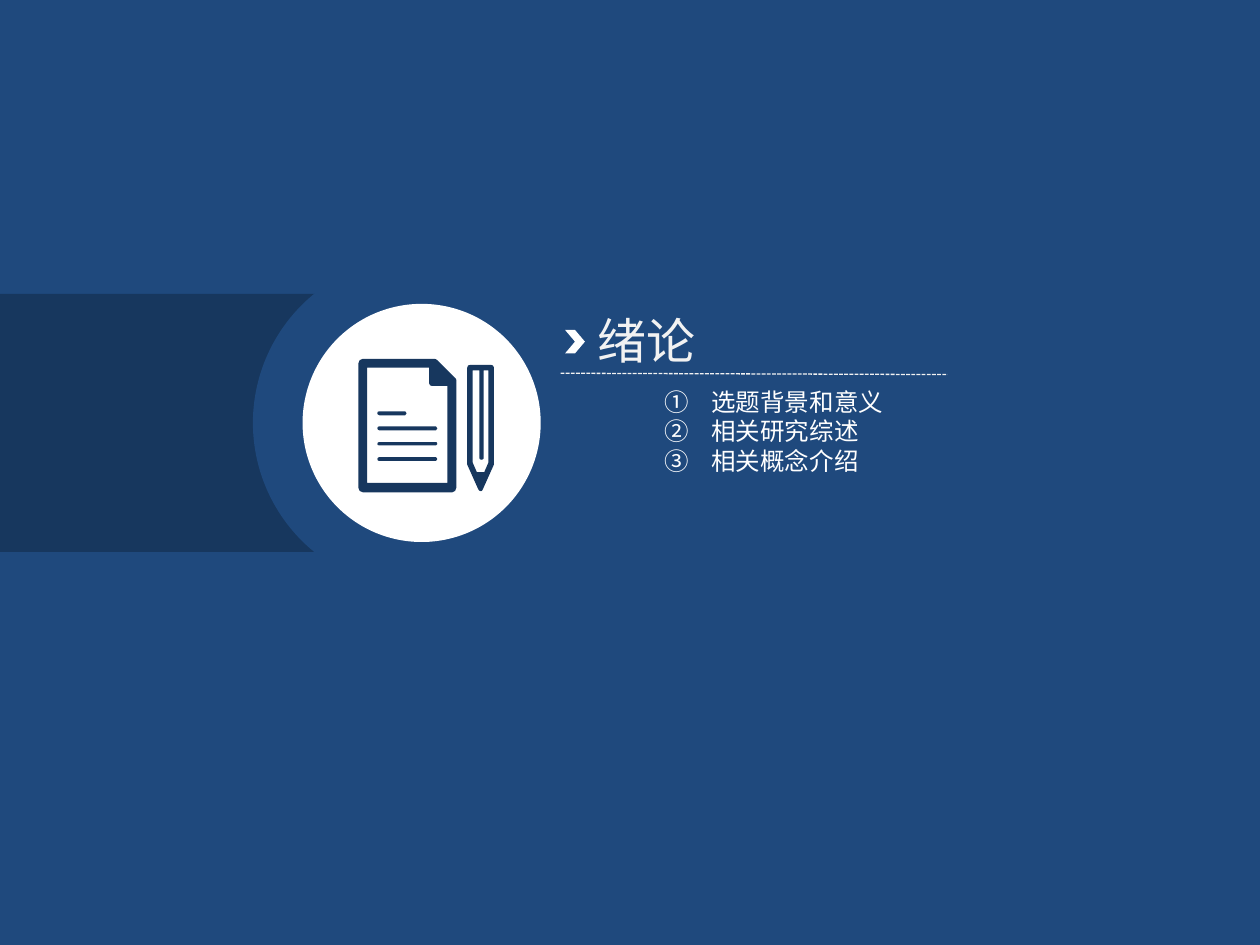
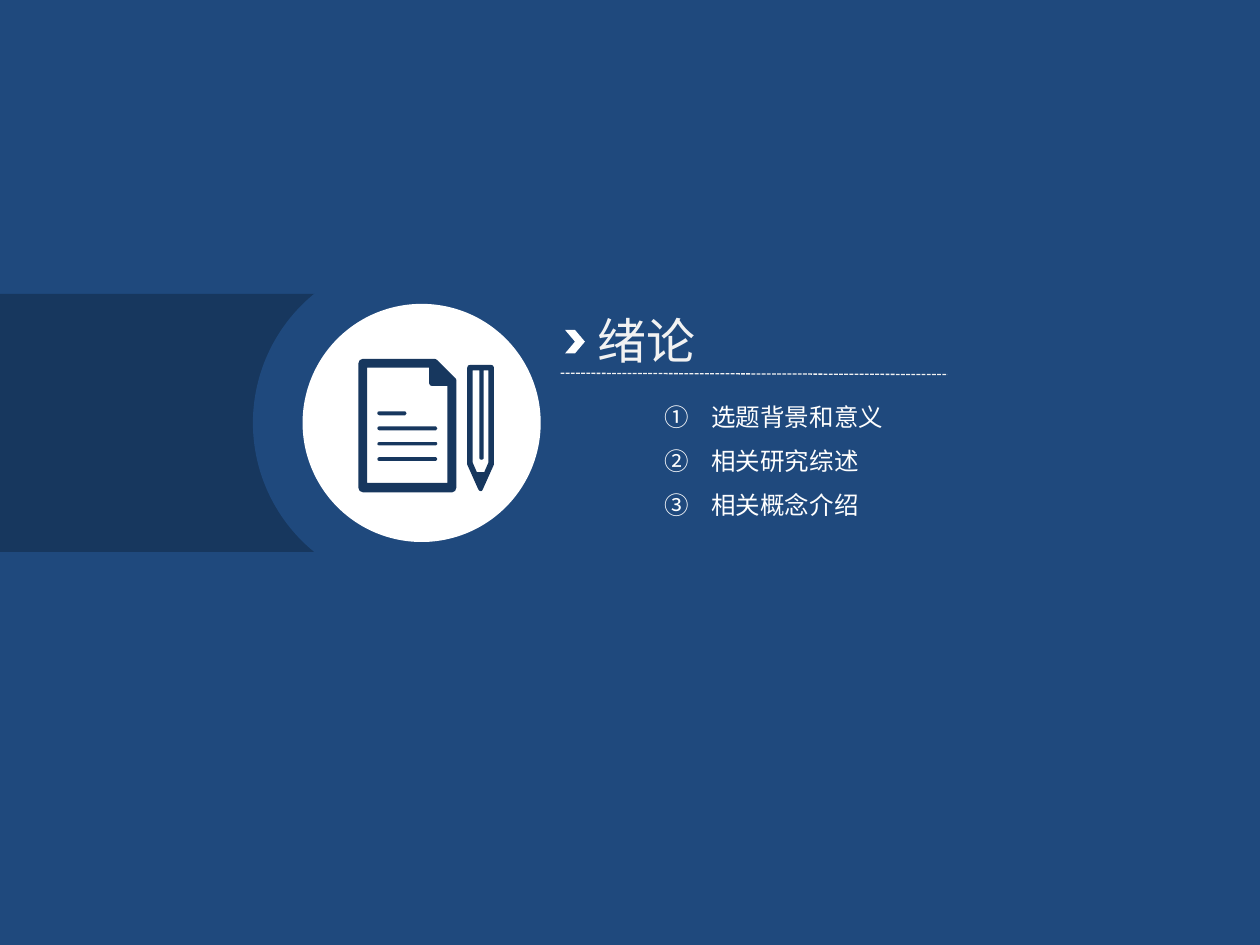
Before and after one commit to KrisCheng/GraduationDesign, a slide deck: slide 3 of FinalPaper/毕业答辩.pptx. Drawn at 1260x945 pixels with LibreOffice and Linux fonts; fonts in the diff are those of the drawing. Boxes give left, top, right and bottom in pixels: in the first picture for what was removed or moved away, otherwise in the second. Text is boxed around its words. In the diff, an @@ line names an element or a change of style, - is before the commit and + after.

Commit message:
1.样式调整;

```diff
--- a/FinalPaper/毕业答辩.pptx
+++ b/FinalPaper/毕业答辩.pptx
@@ text "选题背景和意义" at [711, 405, 883, 516]: line spacing 1 to 1.5 @@
```
Also in this commit, not shown: 3 other slides changed.
